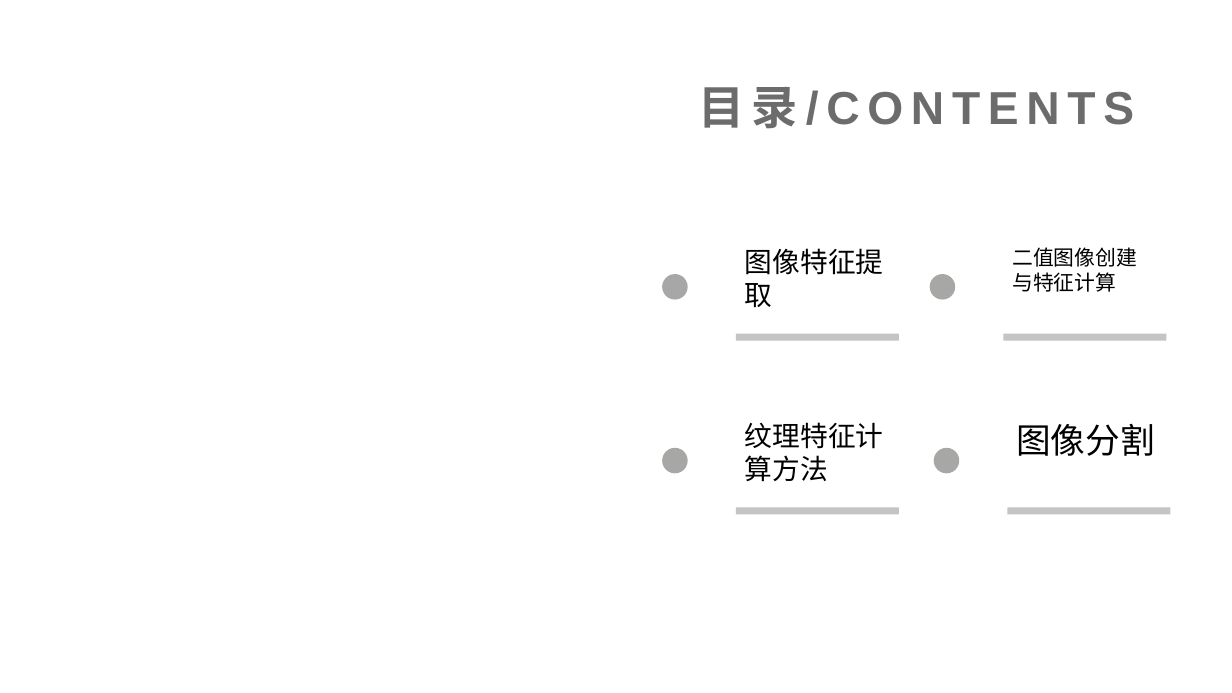
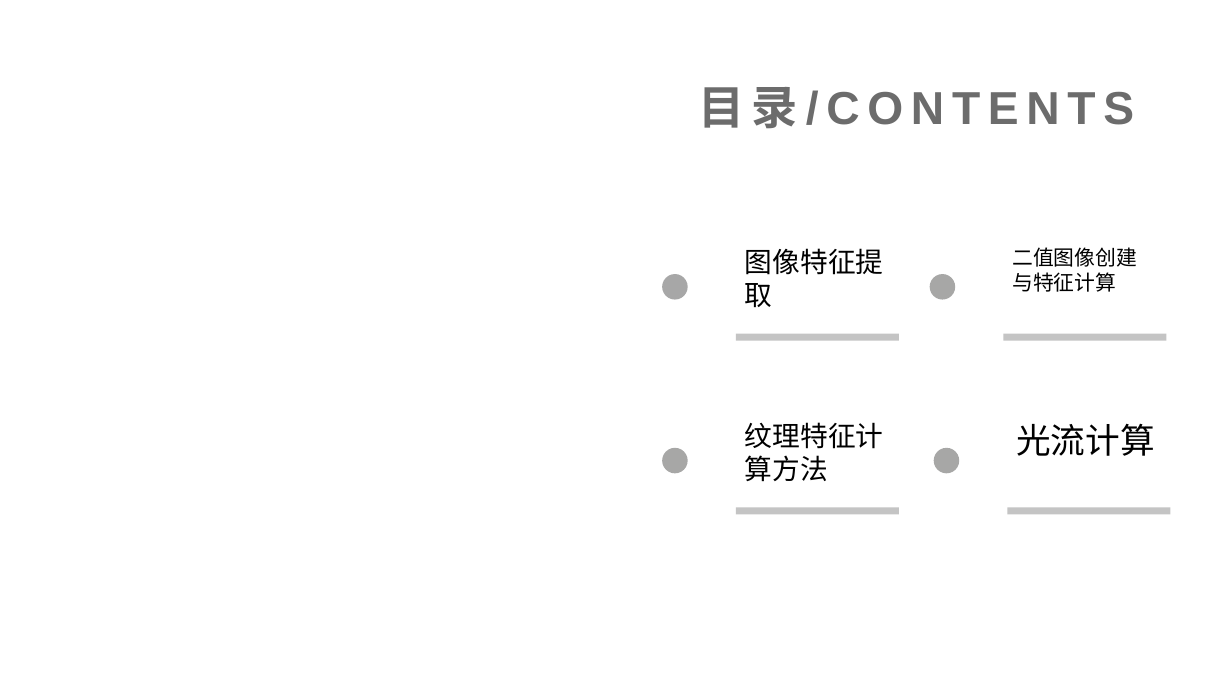
Before and after one commit to Jacky-007/master, a slide deck: slide 2 of 10185102144-董辰尧-09/10185102144-董辰尧-ppt.pptx. Drawn at 1232x693 pixels with LibreOffice and Linux fonts; fonts in the diff are those of the drawing; background and template pictures are left out. Boxes give left, top, right and bottom in pixels: in the first picture for what was removed or moved away, otherwise in the second. Text is boxed around its words. In the diff, an @@ line names an element or a change of style, - is before the commit and + after.

```diff
--- a/10185102144-董辰尧-09/10185102144-董辰尧-ppt.pptx
+++ b/10185102144-董辰尧-09/10185102144-董辰尧-ppt.pptx
@@ text at bbox=[1016, 423, 1155, 456]: text changed @@
-图像分割
+光流计算
```
Also in this commit, not shown: 2 other slides changed, 11 slides added, 2 slides removed.
